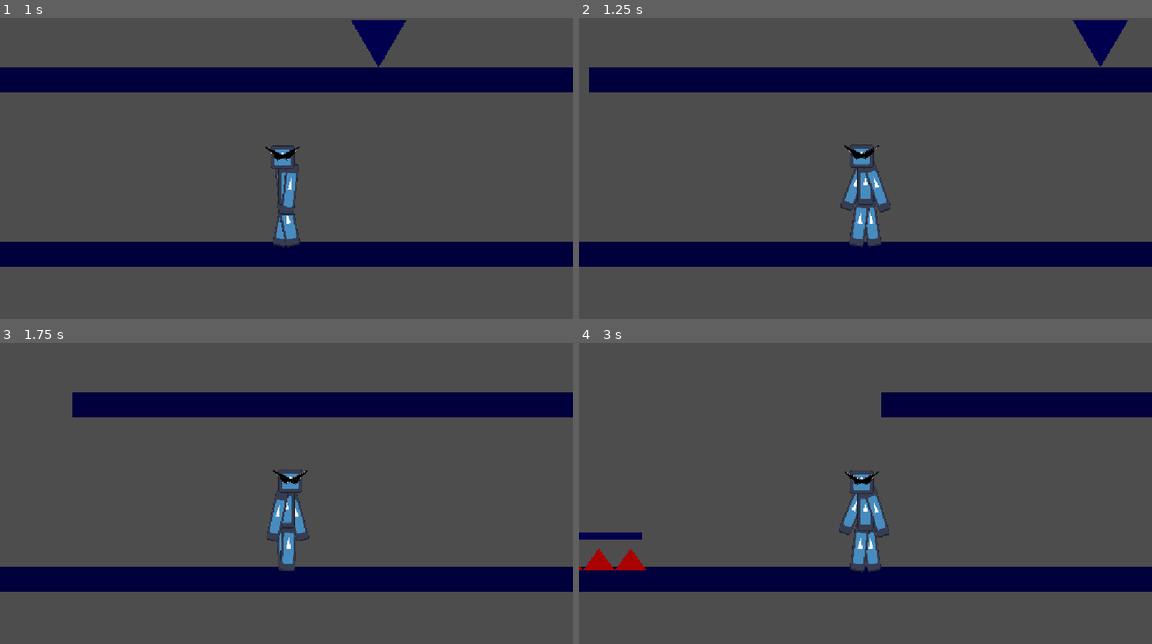
Above: before the commit, frames 1-4 (two rows, left to right).
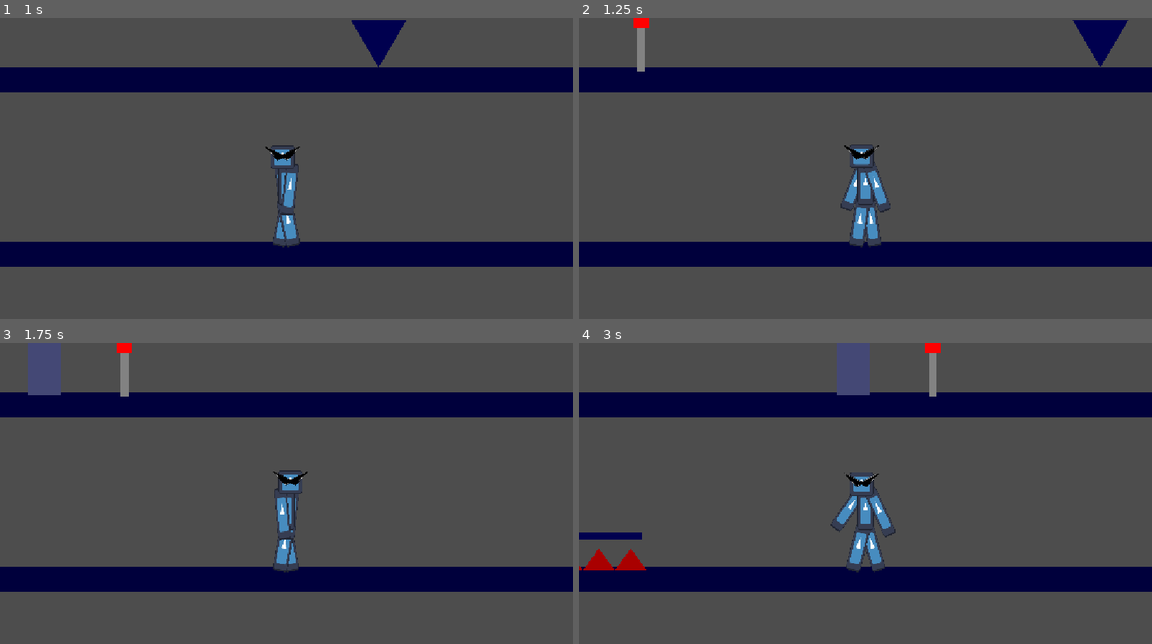
Above: after the commit, the same moments.

Repository: Abdulrhman64/ball
Game: Godot game, scene res://scenes/main.tscn
Two runs of this game, one before a commit and one after it. Both use one fixed random seed, a clock stepped at 60 frames per second and the inputs below. The engine's default icon, where the game draws it, is replaced by a stand-in: a white triangle on a blue panel in a dark square.
Inputs:
- Up to frame 1 (1 s): hold A (a) from 0.53 s (still down); tap D (d) at 0.8 s
- Up to frame 2 (1.25 s): keep holding A (a)
- Up to frame 3 (1.75 s): release A (a) at 1.28 s; tap D (d) at 1.35 s; tap E (e, bound only after the commit) at 1.55 s
- Up to frame 4 (3 s): hold A (a) 2.03-2.78 s; tap E (e, bound only after the commit) at 2.1 s; tap A (a) at 2.85 s

Frame 1 is identical in both runs. In frame 2, 0.4% of the frame differs, in the area x 0-13%, y 0-25%; in frame 3, 3.1%; in frame 4, 6.5%, in the area x 0-64%, y 0-77%.

Commit message:
added gate

Diff:
--- a/project.godot
+++ b/project.godot
@@ -23,6 +23,7 @@
 [global_group]
 
 player=""
+int=""
 
 [input]
 
@@ -41,6 +42,11 @@
 "events": [Object(InputEventKey,"resource_local_to_scene":false,"resource_name":"","device":-1,"window_id":0,"alt_press …(191 unchanged characters)…
 ]
 }
+e={
+"deadzone": 0.2,
+"events": [Object(InputEventKey,"resource_local_to_scene":false,"resource_name":"","device":-1,"window_id":0,"alt_pressed":false,"shift_pressed":false,"ctrl_pressed":false,"meta_pressed":false,"pressed":false,"keycode":0,"physical_keycode":69,"key_label":0,"unicode":101,"location":0,"echo":false,"script":null)
+]
+}
 
 [physics]
 
--- a/scenes/character.tscn
+++ b/scenes/character.tscn
@@ -3,6 +3,9 @@
 [ext_resource type="Texture2D" uid="uid://b2pub0h3b5sux" path="res://icon.svg" id="1_glpr6"]
 [ext_resource type="Script" uid="uid://cqtkropj3p0f1" path="res://scripts/character.gd" id="1_rkhd4"]
 [ext_resource type="Texture2D" uid="uid://b5ng5h8jp3a13" path="res://assets/shades.png" id="3_lrhn5"]
+
+[sub_resource type="RectangleShape2D" id="RectangleShape2D_tv0cb"]
+size = Vector2(24.000008, 26)
 
 [sub_resource type="RectangleShape2D" id="RectangleShape2D_erw1h"]
 size = Vector2(60, 208)
@@ -128,6 +131,70 @@
 "transitions": PackedFloat32Array(1),
 "update": 0,
 "values": [Vector2(8, 88)]
+}
+tracks/10/type = "value"
+tracks/10/imported = false
+tracks/10/enabled = true
+tracks/10/path = NodePath("Skeleton2D2/chest/arm2/Sprite2D2/int/CollisionShape2D:disabled")
+tracks/10/interp = 1
+tracks/10/loop_wrap = true
+tracks/10/keys = {
+"times": PackedFloat32Array(0),
+"transitions": PackedFloat32Array(1),
+"update": 1,
+"values": [true]
+}
+
+[sub_resource type="Animation" id="Animation_0lw5n"]
+resource_name = "click"
+length = 1.2333333
+tracks/0/type = "value"
+tracks/0/imported = false
+tracks/0/enabled = true
+tracks/0/path = NodePath("Skeleton2D2/chest/arm2:rotation")
+tracks/0/interp = 1
+tracks/0/loop_wrap = true
+tracks/0/keys = {
+"times": PackedFloat32Array(0, 0.53333336, 1.1333333),
+"transitions": PackedFloat32Array(1, 1, 1),
+"update": 0,
+"values": [0.0, -1.3962634, 0.0]
+}
+tracks/1/type = "value"
+tracks/1/imported = false
+tracks/1/enabled = true
+tracks/1/path = NodePath("Skeleton2D2/chest/arm2:position")
+tracks/1/interp = 1
+tracks/1/loop_wrap = true
+tracks/1/keys = {
+"times": PackedFloat32Array(0, 0.53333336, 1.1666666),
+"transitions": PackedFloat32Array(1, 1, 1),
+"update": 0,
+"values": [Vector2(16, 24), Vector2(64, -15.999996), Vector2(16, 24)]
+}
+tracks/2/type = "value"
+tracks/2/imported = false
+tracks/2/enabled = true
+tracks/2/path = NodePath("Skeleton2D2/chest/head:position")
+tracks/2/interp = 1
+tracks/2/loop_wrap = true
+tracks/2/keys = {
+"times": PackedFloat32Array(0.033333335, 0.46666667, 1),
+"transitions": PackedFloat32Array(1, 1, 1),
+"update": 0,
+"values": [Vector2(8, -48), Vector2(8, -40), Vector2(8, -48)]
+}
+tracks/3/type = "value"
+tracks/3/imported = false
+tracks/3/enabled = true
+tracks/3/path = NodePath("Skeleton2D2/chest/arm2/Sprite2D2/int/CollisionShape2D:disabled")
+tracks/3/interp = 1
+tracks/3/loop_wrap = true
+tracks/3/keys = {
+"times": PackedFloat32Array(0.033333335, 0.36666667, 0.76666665, 1.0333333),
+"transitions": PackedFloat32Array(1, 1, 1, 1),
+"update": 1,
+"values": [true, false, false, true]
 }
 
 [sub_resource type="Animation" id="Animation_dp8ca"]
@@ -374,6 +441,7 @@
 [sub_resource type="AnimationLibrary" id="AnimationLibrary_my7n2"]
 _data = {
 &"RESET": SubResource("Animation_rkhd4"),
+&"click": SubResource("Animation_0lw5n"),
 &"fall": SubResource("Animation_dp8ca"),
 &"idle": SubResource("Animation_lrhn5"),
 &"walk": SubResource("Animation_my7n2")
@@ -430,6 +498,17 @@
 scale = Vector2(0.20312503, 0.8125)
 texture = ExtResource("1_glpr6")
 
+[node name="int" type="Area2D" parent="Skeleton2D2/chest/arm2/Sprite2D2" unique_id=1873415971 groups=["int"]]
+position = Vector2(11.429932, 40.496044)
+
+[node name="CollisionShape2D" type="CollisionShape2D" parent="Skeleton2D2/chest/arm2/Sprite2D2/int" unique_id=1465906713]
+position = Vector2(-1.9073486e-06, -1.1920929e-06)
+rotation = 0.04405322
+scale = Vector2(4.8529916, 1.4832197)
+skew = 0.5702261
+shape = SubResource("RectangleShape2D_tv0cb")
+disabled = true
+
 [node name="head" type="Bone2D" parent="Skeleton2D2/chest" unique_id=892536031]
 position = Vector2(8, -48)
 rest = Transform2D(1, 0, 0, 1, 0, -56)
@@ -457,3 +536,8 @@
 
 [node name="AnimationPlayer" type="AnimationPlayer" parent="." unique_id=433579075]
 libraries/ = SubResource("AnimationLibrary_my7n2")
+
+[node name="clickt" type="Timer" parent="." unique_id=1299832301]
+wait_time = 1.141
+
+[connection signal="timeout" from="clickt" to="." method="_on_clickt_timeout"]
--- a/scenes/map.tscn
+++ b/scenes/map.tscn
@@ -1,6 +1,7 @@
 [gd_scene format=3 uid="uid://8bw3n1klxfny"]
 
 [ext_resource type="PackedScene" uid="uid://d1l4oetw6poeo" path="res://scenes/deathpoint.tscn" id="1_4xfga"]
+[ext_resource type="Script" uid="uid://bume4fswo2025" path="res://scripts/button.gd" id="2_paxxb"]
 
 [sub_resource type="QuadMesh" id="QuadMesh_erw1h"]
 
@@ -10,7 +11,7 @@
 [sub_resource type="QuadMesh" id="QuadMesh_e6lj2"]
 
 [sub_resource type="RectangleShape2D" id="RectangleShape2D_c7s6e"]
-size = Vector2(1744, 40)
+size = Vector2(2816, 40)
 
 [sub_resource type="QuadMesh" id="QuadMesh_wijl4"]
 
@@ -23,6 +24,11 @@
 
 [sub_resource type="RectangleShape2D" id="RectangleShape2D_erw1h"]
 size = Vector2(128, 16)
+
+[sub_resource type="QuadMesh" id="QuadMesh_tv0cb"]
+
+[sub_resource type="RectangleShape2D" id="RectangleShape2D_rtrbs"]
+size = Vector2(64, 384)
 
 [sub_resource type="PrismMesh" id="PrismMesh_erw1h"]
 
@@ -67,6 +73,18 @@
 "transitions": PackedFloat32Array(1),
 "update": 0,
 "values": [Vector2(-1664, -88)]
+}
+tracks/3/type = "value"
+tracks/3/imported = false
+tracks/3/enabled = true
+tracks/3/path = NodePath("Door:position")
+tracks/3/interp = 1
+tracks/3/loop_wrap = true
+tracks/3/keys = {
+"times": PackedFloat32Array(0),
+"transitions": PackedFloat32Array(1),
+"update": 0,
+"values": [Vector2(-928, -560)]
 }
 
 [sub_resource type="Animation" id="Animation_4xfga"]
@@ -110,11 +128,49 @@
 "values": [Vector2(-1664, -88), Vector2(-1408, -88), Vector2(-1664, -88)]
 }
 
+[sub_resource type="Animation" id="Animation_paxxb"]
+resource_name = "open"
+length = 1.3
+tracks/0/type = "value"
+tracks/0/imported = false
+tracks/0/enabled = true
+tracks/0/path = NodePath("Door:position")
+tracks/0/interp = 1
+tracks/0/loop_wrap = true
+tracks/0/keys = {
+"times": PackedFloat32Array(0.033333335, 1),
+"transitions": PackedFloat32Array(1, 1),
+"update": 0,
+"values": [Vector2(-928, -560), Vector2(-928, -832)]
+}
+tracks/1/type = "method"
+tracks/1/imported = false
+tracks/1/enabled = true
+tracks/1/path = NodePath("AnimationPlayer")
+tracks/1/interp = 1
+tracks/1/loop_wrap = true
+tracks/1/keys = {
+"times": PackedFloat32Array(1.2),
+"transitions": PackedFloat32Array(1),
+"values": [{
+"args": [&"move"],
+"method": &"play"
+}]
+}
+
 [sub_resource type="AnimationLibrary" id="AnimationLibrary_paxxb"]
 _data = {
 &"RESET": SubResource("Animation_hrmi8"),
-&"move": SubResource("Animation_4xfga")
-}
+&"move": SubResource("Animation_4xfga"),
+&"open": SubResource("Animation_paxxb")
+}
+
+[sub_resource type="QuadMesh" id="QuadMesh_rtrbs"]
+
+[sub_resource type="QuadMesh" id="QuadMesh_mrx3e"]
+
+[sub_resource type="RectangleShape2D" id="RectangleShape2D_mrx3e"]
+size = Vector2(32, 120)
 
 [node name="Map" type="Node2D" unique_id=628433956]
 metadata/_edit_horizontal_guides_ = [-472.0]
@@ -137,12 +193,12 @@
 
 [node name="MeshInstance2D" type="MeshInstance2D" parent="Floor2" unique_id=640917447]
 modulate = Color(0, 0, 0.23529412, 1)
-position = Vector2(-1.9073486e-06, 1.9073486e-06)
-scale = Vector2(1744, 47.999996)
+position = Vector2(-536.00006, 1.9073486e-06)
+scale = Vector2(2816.0002, 47.999996)
 mesh = SubResource("QuadMesh_e6lj2")
 
 [node name="CollisionShape2D" type="CollisionShape2D" parent="Floor2" unique_id=165974871]
-position = Vector2(0, 4)
+position = Vector2(-536, 4)
 shape = SubResource("RectangleShape2D_c7s6e")
 
 [node name="Platform" type="AnimatableBody2D" parent="." unique_id=234110646]
@@ -182,6 +238,18 @@
 [node name="CollisionShape2D" type="CollisionShape2D" parent="Platform3" unique_id=782077447]
 shape = SubResource("RectangleShape2D_erw1h")
 
+[node name="Door" type="AnimatableBody2D" parent="." unique_id=2119555880]
+position = Vector2(-928, -560)
+
+[node name="MeshInstance2D" type="MeshInstance2D" parent="Door" unique_id=145453851]
+modulate = Color(0.26666668, 0.28235295, 0.45882353, 1)
+position = Vector2(-3.0517578e-05, 0)
+scale = Vector2(-66.45453, -379.18182)
+mesh = SubResource("QuadMesh_tv0cb")
+
+[node name="CollisionShape2D" type="CollisionShape2D" parent="Door" unique_id=575979351]
+shape = SubResource("RectangleShape2D_rtrbs")
+
 [node name="Spike" parent="." unique_id=1842057229 instance=ExtResource("1_4xfga")]
 modulate = Color(0.6627451, 0, 0, 1)
 position = Vector2(-1440, -40)
@@ -229,3 +297,25 @@
 [node name="AnimationPlayer" type="AnimationPlayer" parent="." unique_id=336486641]
 libraries/ = SubResource("AnimationLibrary_paxxb")
 autoplay = &"move"
+
+[node name="Button" type="Area2D" parent="." unique_id=783983799]
+position = Vector2(-768, -472)
+script = ExtResource("2_paxxb")
+
+[node name="MeshInstance2D" type="MeshInstance2D" parent="Button" unique_id=1892613362]
+modulate = Color(1, 0, 0, 1)
+position = Vector2(1.5258789e-05, -4.7683716e-07)
+scale = Vector2(31.99997, 32)
+mesh = SubResource("QuadMesh_rtrbs")
+
+[node name="MeshInstance2D2" type="MeshInstance2D" parent="Button" unique_id=29316571]
+modulate = Color(0.50928617, 0.50928617, 0.50928617, 1)
+position = Vector2(7.6293945e-06, 59.99999)
+scale = Vector2(16.000015, 88.00001)
+mesh = SubResource("QuadMesh_mrx3e")
+
+[node name="CollisionShape2D" type="CollisionShape2D" parent="Button" unique_id=868511652]
+position = Vector2(0, 44)
+shape = SubResource("RectangleShape2D_mrx3e")
+
+[connection signal="area_entered" from="Button" to="Button" method="_on_area_entered"]
--- /dev/null
+++ b/scripts/button.gd
@@ -0,0 +1,5 @@
+extends Area2D
+@onready var anim = $"../AnimationPlayer"
+func _on_area_entered(area: Area2D) -> void:
+	if area.is_in_group("int"):
+		anim.play("open")
--- a/scripts/character.gd
+++ b/scripts/character.gd
@@ -2,16 +2,20 @@
 
 @onready var anim = $AnimationPlayer
 @onready var skeleton = $Skeleton2D2
-
+@onready var ct = $clickt
 @export var speed = 600
 @export var acc = 1800
 @export var friction = 2200
 
 var moving = false
-
+var clicking = false
 func _physics_process(delta):
 	if not is_on_floor():
 		velocity.y += 1800 * delta
+	if Input.is_action_just_pressed("e"):
+		clicking = true
+		anim.play("click")
+		ct.start()
 	if Input.is_action_pressed("a"):
 		skeleton.scale.x = -1
 		velocity.x = move_toward(velocity.x, -speed, acc * delta)
@@ -29,4 +33,7 @@
 	elif abs(velocity.x) > 10:
 		anim.play("walk")
 	else:
-		anim.play("idle")
+		if not clicking:
+			anim.play("idle")
+func _on_clickt_timeout() -> void:
+	clicking = false
Not shown, added: scripts/button.gd.uid
